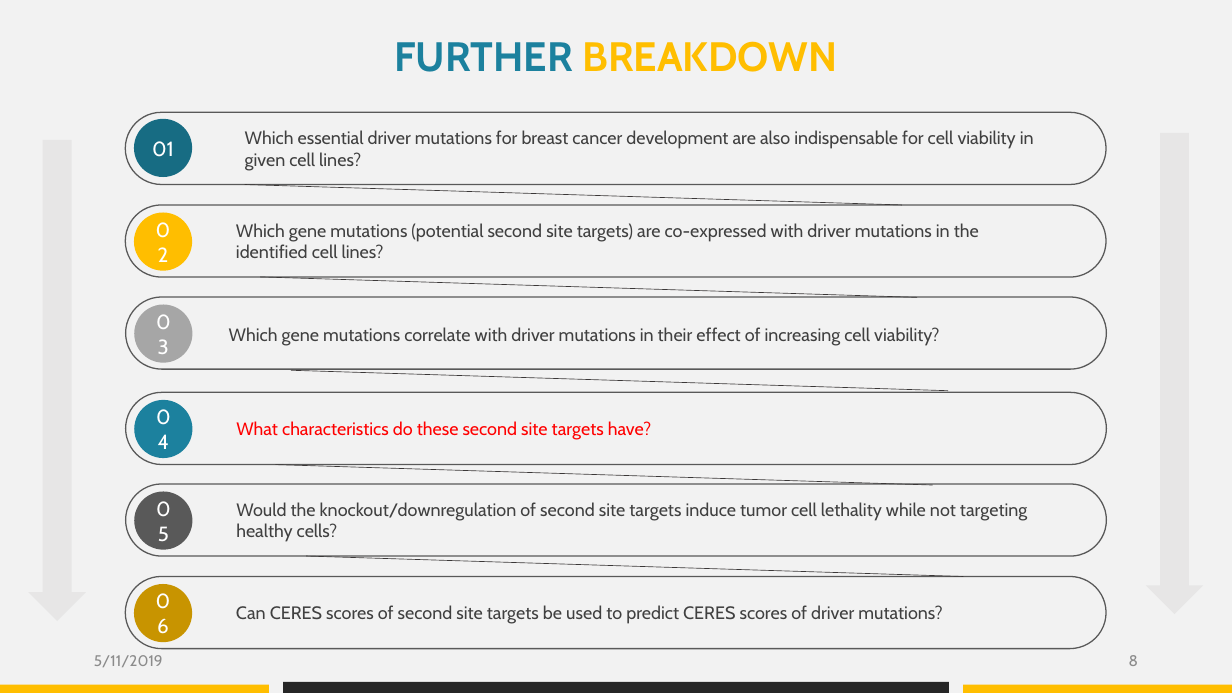
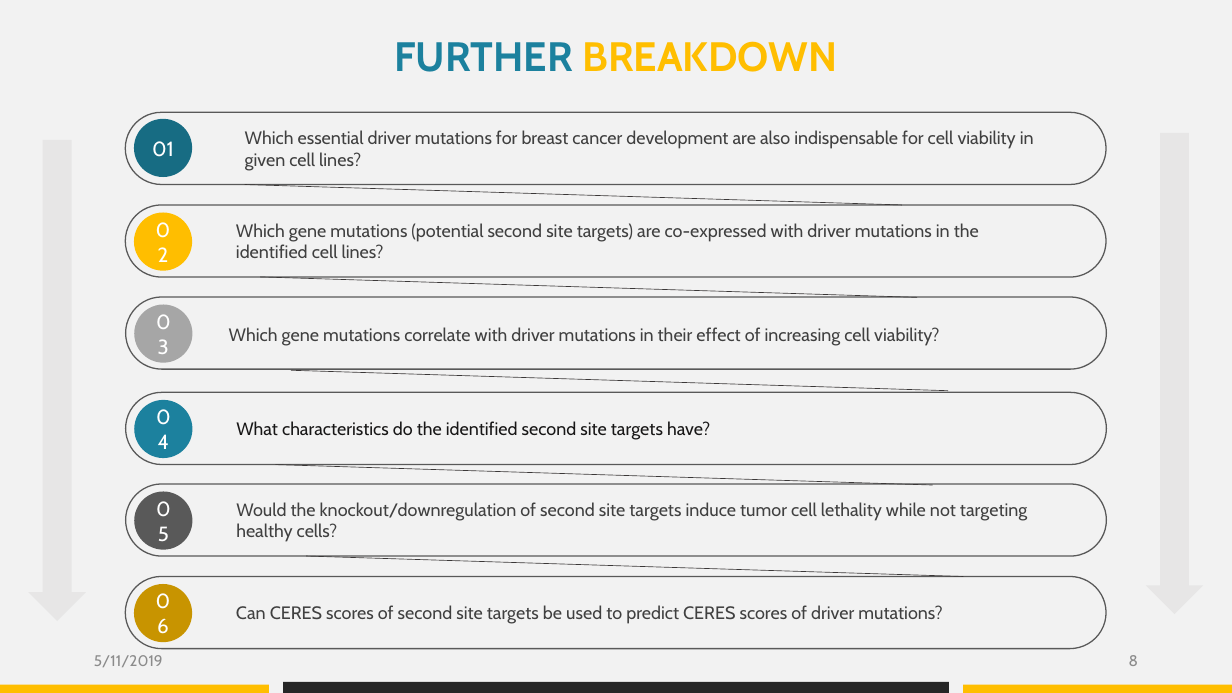
Before and after one commit to datascience-mobi/group-04-project-1-4, a slide deck: slide 8 of Project proposal_presentation_V1.pptx. Drawn at 1232x693 pixels with LibreOffice and Linux fonts; fonts in the diff are those of the drawing. Boxes give left, top, right and bottom in pixels: in the first picture for what was removed or moved away, otherwise in the second. Text is boxed around its words. In the diff, an @@ line names an element or a change of style, - is before the commit and + after.

Commit message:
My_final_version

```diff
--- a/Project proposal_presentation_V1.pptx
+++ b/Project proposal_presentation_V1.pptx
@@ text at (236, 421, 710, 440): text changed; text colour #FF0000 to #181717 @@
-What characteristics do these second site targets have?
+What characteristics do the identified second site targets have?
```
Also in this commit, not shown: 4 other slides changed, 1 slide removed.
